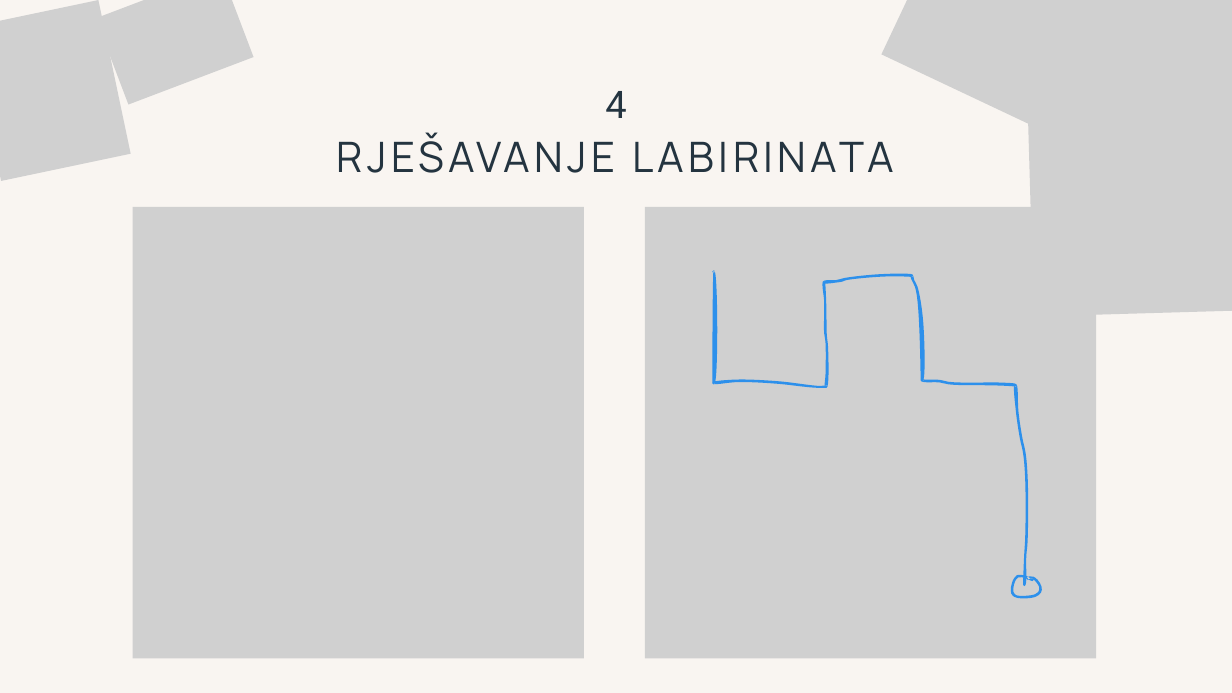
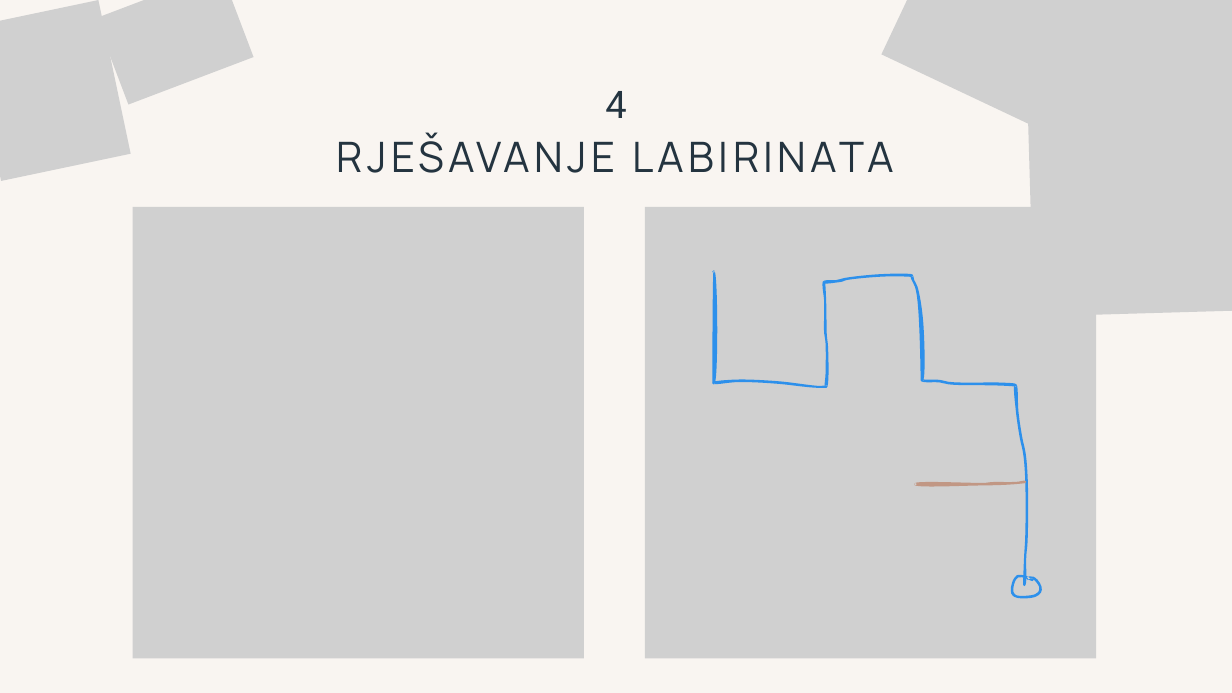
Before and after one commit to shtef21/py_maze_demo, a slide deck: slide 12 of Solving Mazes Using A Algorithm.pptx. Drawn at 1232x693 pixels with LibreOffice and Linux fonts; fonts in the diff are those of the drawing; grey boxes stand for pictures. Boxes give left, top, right and bottom in pixels: in the first picture for what was removed or moved away, otherwise in the second. Text is boxed around its words. In the diff, an @@ line names an element or a change of style, - is before the commit and + after.

```diff
--- a/Solving Mazes Using A Algorithm.pptx
+++ b/Solving Mazes Using A Algorithm.pptx
@@ freeform shape added at bbox=[914, 480, 1026, 488], fill #C19784 @@
```
Also in this commit, not shown: 7 other slides changed.
